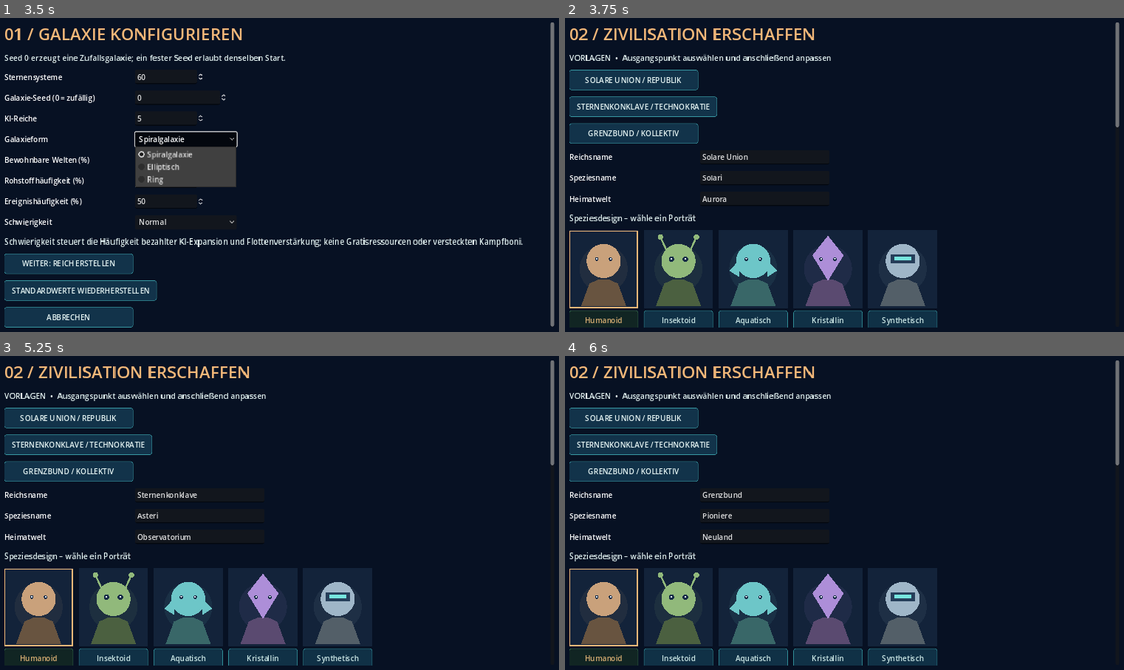
Above: before the commit, frames 1-4 (two rows, left to right).
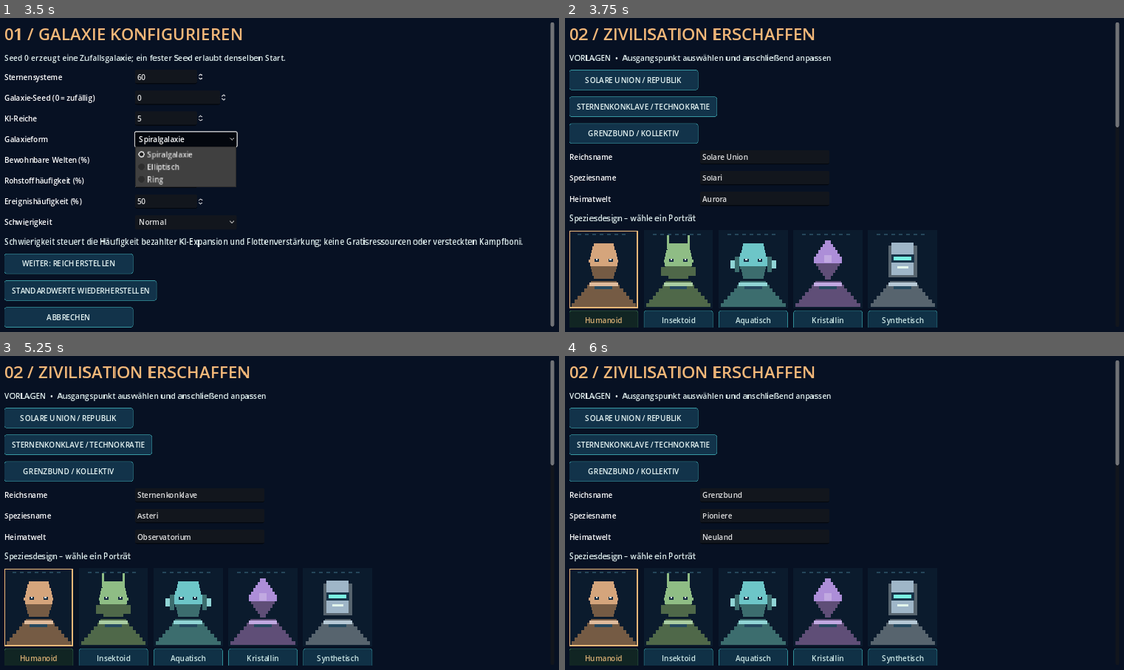
Above: after the commit, the same moments.

Repository: justuslaier-cmyk/Land-der-Sonne
Game: Godot game, scene res://scenes/galaxy.tscn
Same seed, same stepped clock (60 frames per second), same inputs: the game is played once before the commit and once after it.
Inputs:
- Up to frame 1 (3.5 s): click "NEUES SPIEL" at 0.5 s; click "Normal" at 1.25 s; click "Normal" at 2 s; click "Spiralgalaxie" at 2.75 s
- Up to frame 2 (3.75 s): click "WEITER: REICH ERSTELLEN" at 3.5 s
- Up to frame 3 (5.25 s): click "SOLARE UNION / REPUBLIK" at 4.25 s; click "STERNENKONKLAVE / TECHNOKRATIE" at 5 s
- Up to frame 4 (6 s): click "GRENZBUND / KOLLEKTIV" at 5.75 s

Frame 1 is identical in both runs. In frame 2, 3.4% of the frame differs, in the area x 1-67%, y 68-92%; in frame 3, 3.4%; in frame 4, 3.4%.

Commit message:
A3: replace five vector species portraits with original crisp pixel-cluster designs

Diff:
--- a/game/scripts/galaxy/galaxy_ui.gd
+++ b/game/scripts/galaxy/galaxy_ui.gd
@@ -1916,33 +1916,55 @@
         card.add_child(button)
 
 func _draw_species(canvas: Control, index: int) -> void:
+    # A3: five original pixel-cluster portraits, drawn directly in Godot.
+    # This deliberately avoids SVG import differences on Windows drivers.
     var w := canvas.size.x
-    canvas.draw_rect(Rect2(0, 0, w, 170), Color("#13233a"))
-    # Procedural portrait is guaranteed to render in Godot even when an SVG
-    # import is blank on a particular Windows graphics driver.
-    var colors := [Color("#c9a17b"), Color("#91b97b"), Color("#6dc6c8"), Color("#ad8ed8"), Color("#9fb6c8")]
-    var c: Color = colors[index]
-    var center := Vector2(w * 0.5, 76)
-    canvas.draw_circle(center + Vector2(0, 8), 52, Color(c, 0.08))
-    canvas.draw_colored_polygon(PackedVector2Array([Vector2(26, 165), Vector2(44, 116), Vector2(64, 107), Vector2(86, 107), Vector2(106, 116), Vector2(124, 165)]), c.darkened(0.48))
-    if index == 1:
+    canvas.draw_rect(Rect2(0, 0, w, 170), Color("#0b1b2d"))
+    var tones := [Color("#d5a57c"), Color("#8fbd85"), Color("#6dc6c8"), Color("#ad8ed8"), Color("#9fb6c8")]
+    var skin: Color = tones[index]
+    var shadow: Color = skin.darkened(0.45)
+    var light: Color = skin.lightened(0.24)
+    var cx := int(w * 0.5)
+    for stripe in range(7):
+        canvas.draw_rect(Rect2(cx - 56 + stripe * 16, 8, 8, 3), Color("#25465a"))
+    # Broad shoulder and uniform silhouettes.
+    for row in range(7):
+        var half_width := 28 + row * 7
+        canvas.draw_rect(Rect2(cx - half_width, 110 + row * 8, half_width * 2, 8), shadow)
+    canvas.draw_rect(Rect2(cx - 31, 114, 62, 8), light)
+    canvas.draw_rect(Rect2(cx - 19, 122, 38, 6), Color("#274a60"))
+    if index == 3:
+        # Faceted crystalline head.
+        for row in range(12):
+            var half_width := 6 + mini(row, 11 - row) * 5
+            canvas.draw_rect(Rect2(cx - half_width, 23 + row * 7, half_width * 2, 7), skin if row < 7 else shadow)
+        canvas.draw_rect(Rect2(cx - 8, 54, 16, 16), light)
+    elif index == 4:
+        # Synthetic: armored chassis and luminous visor.
+        canvas.draw_rect(Rect2(cx - 31, 34, 62, 69), shadow)
+        canvas.draw_rect(Rect2(cx - 24, 28, 48, 70), skin)
+        canvas.draw_rect(Rect2(cx - 25, 53, 50, 18), Color("#193449"))
+        canvas.draw_rect(Rect2(cx - 19, 57, 38, 9), Color("#79f1e2"))
+        canvas.draw_rect(Rect2(cx - 12, 79, 24, 5), Color("#e3f6ec"))
+    else:
+        for row in range(11):
+            var half_width := 22 + mini(row, 10 - row) * 2
+            canvas.draw_rect(Rect2(cx - half_width, 29 + row * 7, half_width * 2, 7), skin if row < 7 else shadow)
+        if index == 1:
+            # Insectoid mandibles and antennae.
+            canvas.draw_rect(Rect2(cx - 25, 11, 5, 30), skin)
+            canvas.draw_rect(Rect2(cx + 20, 11, 5, 30), skin)
+            canvas.draw_rect(Rect2(cx - 38, 80, 14, 20), shadow)
+            canvas.draw_rect(Rect2(cx + 24, 80, 14, 20), shadow)
+        elif index == 2:
+            # Aquatic gill fins.
+            for side in [-1, 1]:
+                canvas.draw_rect(Rect2(cx + side * 35 - 5, 58, 10, 34), shadow)
+                canvas.draw_rect(Rect2(cx + side * 45 - 5, 66, 10, 18), light)
         for side in [-1, 1]:
-            canvas.draw_line(center + Vector2(side * 24, -28), center + Vector2(side * 39, -61), c, 4)
-            canvas.draw_circle(center + Vector2(side * 39, -61), 6, c)
-    if index == 2:
-        for side in [-1, 1]:
-            canvas.draw_colored_polygon(PackedVector2Array([center + Vector2(side * 31, -10), center + Vector2(side * 52, 12), center + Vector2(side * 30, 26)]), c)
-    if index == 3:
-        canvas.draw_colored_polygon(PackedVector2Array([center + Vector2(0, -64), center + Vector2(-34, -21), center + Vector2(0, 34), center + Vector2(34, -21)]), c)
-    else:
-        canvas.draw_circle(center + Vector2(0, -9), 37, c)
-    if index == 4:
-        canvas.draw_rect(Rect2(center + Vector2(-26, -23), Vector2(52, 19)), Color("#263e5a"))
-        canvas.draw_rect(Rect2(center + Vector2(-18, -18), Vector2(36, 8)), Color("#77e6df"))
-    else:
-        for side in [-1, 1]:
-            canvas.draw_circle(center + Vector2(side * 15, -13), 6 if index == 1 else 4, Color("#182d47"))
-            canvas.draw_circle(center + Vector2(side * 15, -14), 2, Color("#e4eaf4"))
+            canvas.draw_rect(Rect2(cx + side * 15 - 5, 62, 10, 7), Color("#152b40"))
+            canvas.draw_rect(Rect2(cx + side * 15 - 2, 63, 4, 3), Color("#e5f4f2"))
+        canvas.draw_rect(Rect2(cx - 9, 89, 18, 4), shadow)
     if index == int(empire["portrait"]):
         canvas.draw_rect(Rect2(2, 2, w - 4, 166), GOLD, false, 2)
 
